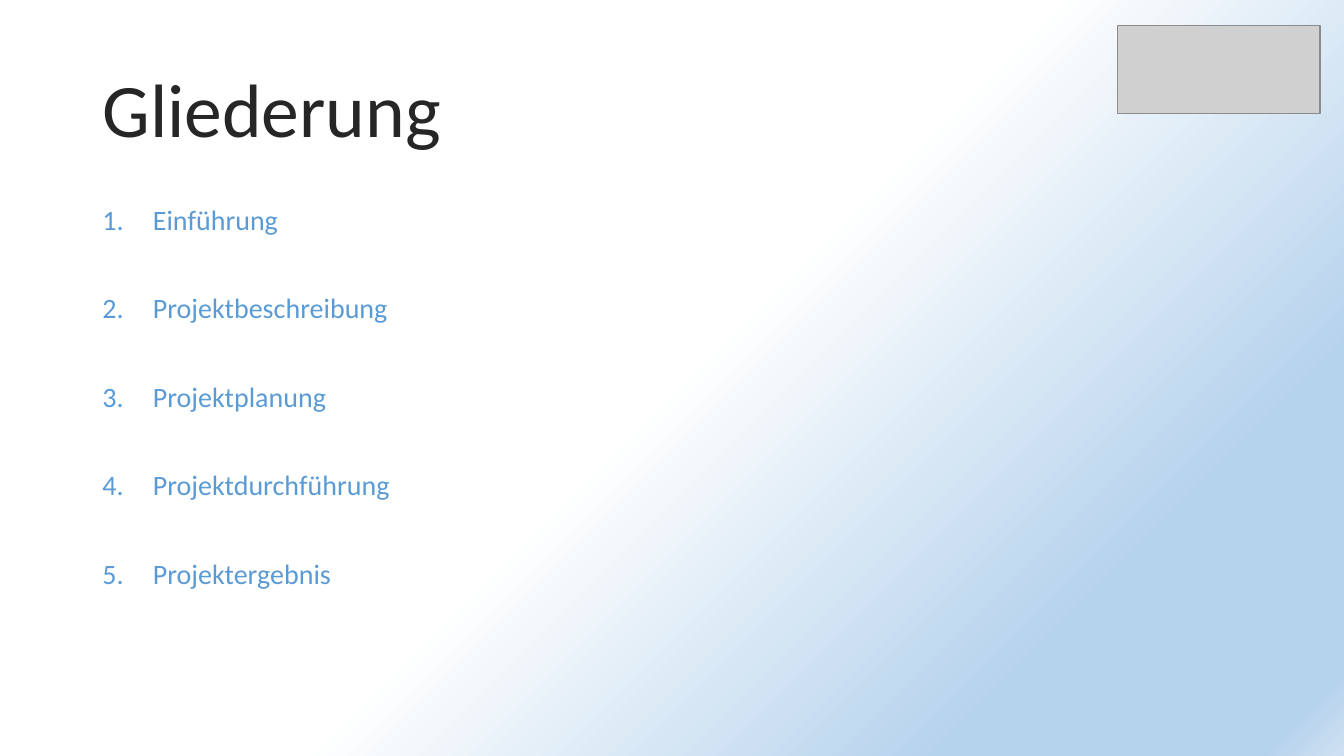
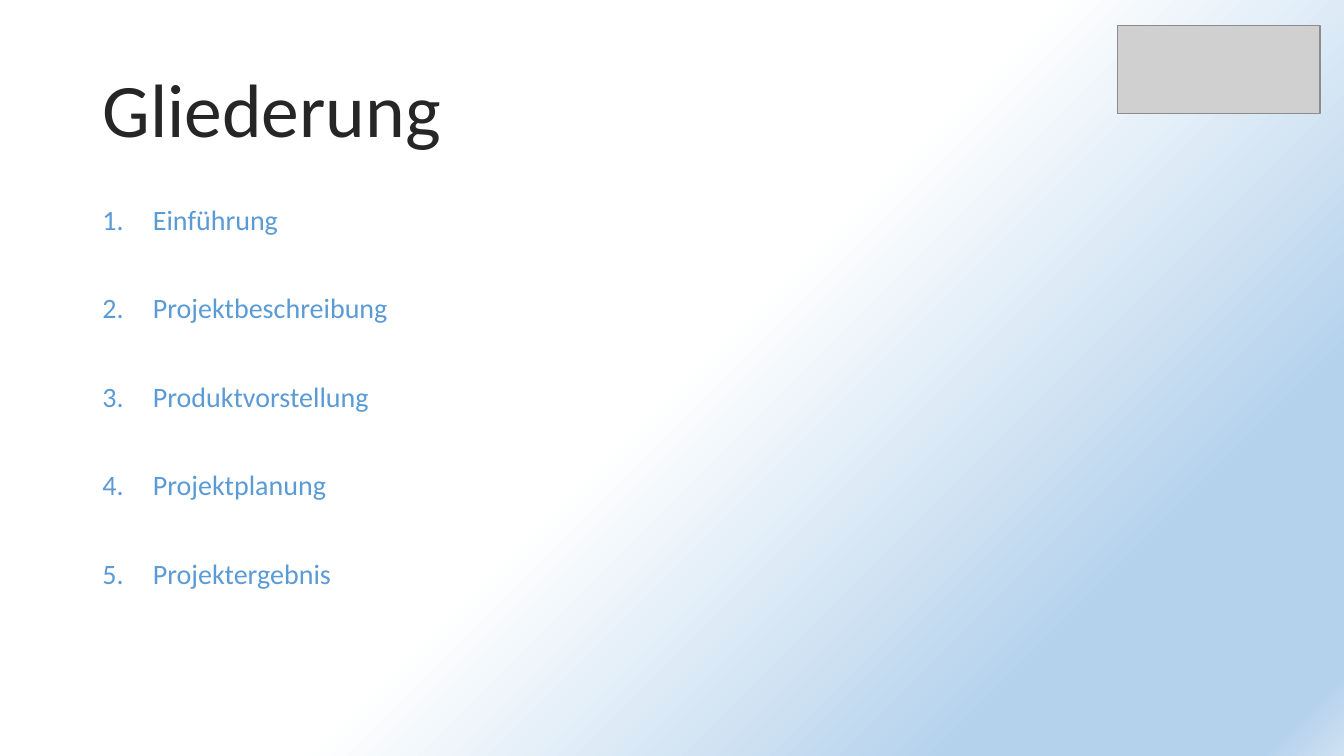
Before and after one commit to PapAnte/g2schoolproject, a slide deck: slide 2 of Projekt IT-Verwaltung.pptx. Drawn at 1344x756 pixels with LibreOffice and Linux fonts; fonts in the diff are those of the drawing; grey boxes stand for pictures. Boxes give left, top, right and bottom in pixels: in the first picture for what was removed or moved away, otherwise in the second. Text is boxed around its words. In the diff, an @@ line names an element or a change of style, - is before the commit and + after.

```diff
--- a/Projekt IT-Verwaltung.pptx
+++ b/Projekt IT-Verwaltung.pptx
@@ text at (x1=153, y1=387, x2=369, y2=412): paragraph added @@
+3. Produktvorstellung
@@ text at (x1=153, y1=475, x2=390, y2=500): paragraph removed @@
-4. Projektdurchführung
```
Also in this commit, not shown: 6 other slides changed, 26 slides added, 21 slides removed.
